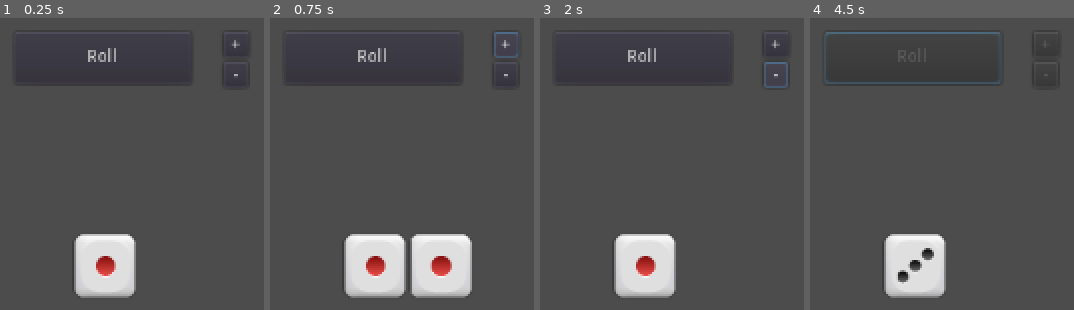
Above: before the commit, frames 1-4 (left to right).
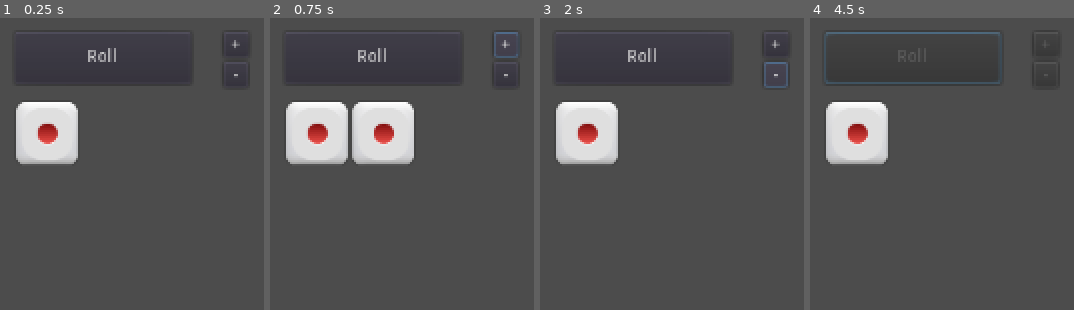
Above: after the commit, the same moments.

Repository: raulh39/Tanks2d
Game: Godot game, scene res://Scenes/Dices.tscn
Same seed, same stepped clock (60 frames per second), same inputs: the game is played once before the commit and once after it. This scene is started directly instead of the project's main scene.
Inputs (mouse positions are in pixels of both pictures, inside the frame that each line leads up to):
- Up to frame 1 (0.25 s): no input
- Up to frame 2 (0.75 s): click "+" at 0.5 s
- Up to frame 3 (2 s): click "-" at 1.25 s
- Up to frame 4 (4.5 s): click "Roll" at 2 s; tap Enter (ui_accept) at 2.75, 3.02, 3.5, 4.25 s; move the mouse to (outside the picture) at 2.77 s; hold Right (ui_right) 2.78-3.5 s; hold Middle mouse button (cam_drag) 2.78-3.5 s; click (outside the picture) at 2.92 s; drag from (outside the picture) to (outside the picture) at 3.52 s; move the mouse to (outside the picture) at 4.27 s; hold Right (ui_right) from 4.28 s (still down); tap Mouse wheel down (cam_zoom_out) at 4.35 s

The runs differ from the first frame. In frame 1, 9.9% of the frame differs, in the area x 6-52%, y 28-96%; in frame 2, 20%, in the area x 6-77%, y 28-96%; in frame 3, 9.9%; in frame 4, 9.7%.

Commit message:
Refactor dices

Diff:
--- a/Scenes/Dices.gd
+++ b/Scenes/Dices.gd
@@ -6,29 +6,32 @@
 
 export (float, 0, 10) var rolling_time = 1.0
 export (float,0,10) var dice_margin = 2
-export (float) var child_dices_position_y = 200
 export (int,1,10) var max_number_of_dices = 5
 
 var _dice_scene := preload("res://Scenes/Dice.tscn")
 var _child_dices := []
-var _next_child_position_x := 100
+var _next_child_position_x :float
 var _numbers_rolled := []
 
 func _ready():
-	_on_AddButton_pressed() #We want at least one dice
+	_next_child_position_x = $FirstDice.position.x
+	_add_dice($FirstDice)
+
+func _add_dice(new_dice: Sprite) -> void:
+	_child_dices.append(new_dice)
+	new_dice.connect("rolled", self, "_on_Rolled")
+	_next_child_position_x += dice_margin + $FirstDice.get_size().x
 
 func _on_AddButton_pressed():
-	if _child_dices.size() >= max_number_of_dices:
+	if _child_dices.size() == max_number_of_dices:
 		return
 	var new_dice := _dice_scene.instance()
 	add_child(new_dice)
-	new_dice.connect("rolled", self, "_on_Rolled")
-	_child_dices.append(new_dice)
-	new_dice.position = Vector2(_next_child_position_x, child_dices_position_y)
-	_next_child_position_x += dice_margin + new_dice.get_size().x
+	new_dice.position = Vector2(_next_child_position_x, $FirstDice.position.y)
+	_add_dice(new_dice)
 
 func _on_DelButton_pressed():
-	if _child_dices.size() <= 1:
+	if _child_dices.size() == 1:
 		return
 	var old_dice: Node = _child_dices.pop_back()
 	_next_child_position_x = old_dice.position.x
--- a/Scenes/Dices.tscn
+++ b/Scenes/Dices.tscn
@@ -1,9 +1,11 @@
-[gd_scene load_steps=2 format=2]
+[gd_scene load_steps=3 format=2]
 
 [ext_resource path="res://Scenes/Dices.gd" type="Script" id=1]
+[ext_resource path="res://Scenes/Dice.tscn" type="PackedScene" id=2]
 
 [node name="Dices" type="Node2D"]
 script = ExtResource( 1 )
+max_number_of_dices = 10
 
 [node name="Roll" type="Button" parent="."]
 margin_left = 28.0
@@ -25,6 +27,9 @@
 margin_right = 214.401
 margin_bottom = 56.9495
 text = "-"
+
+[node name="FirstDice" parent="." instance=ExtResource( 2 )]
+position = Vector2( 53.2876, 94.0017 )
 [connection signal="pressed" from="Roll" to="." method="_on_Roll_pressed"]
 [connection signal="pressed" from="AddButton" to="." method="_on_AddButton_pressed"]
 [connection signal="pressed" from="DelButton" to="." method="_on_DelButton_pressed"]
